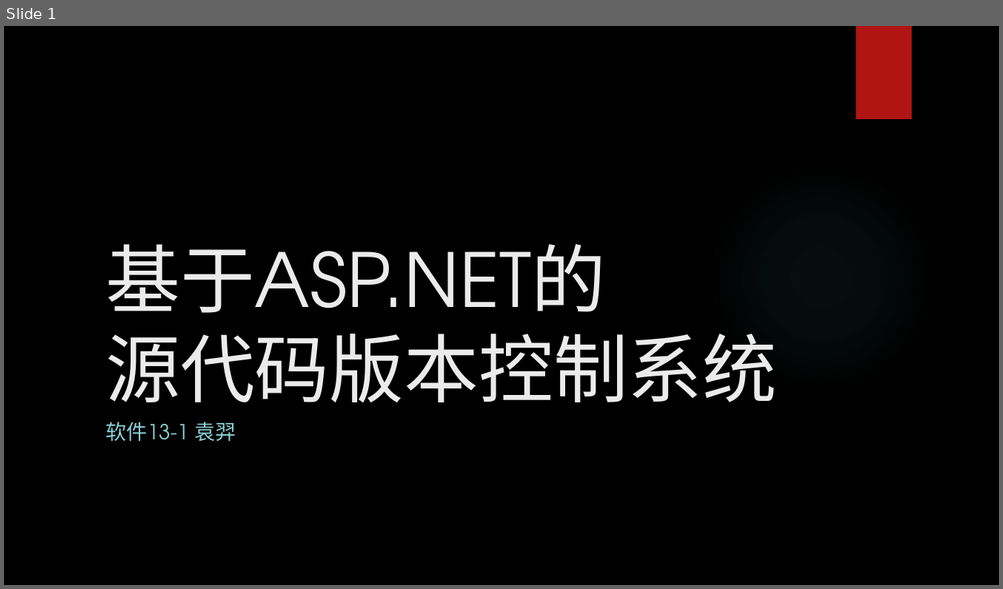
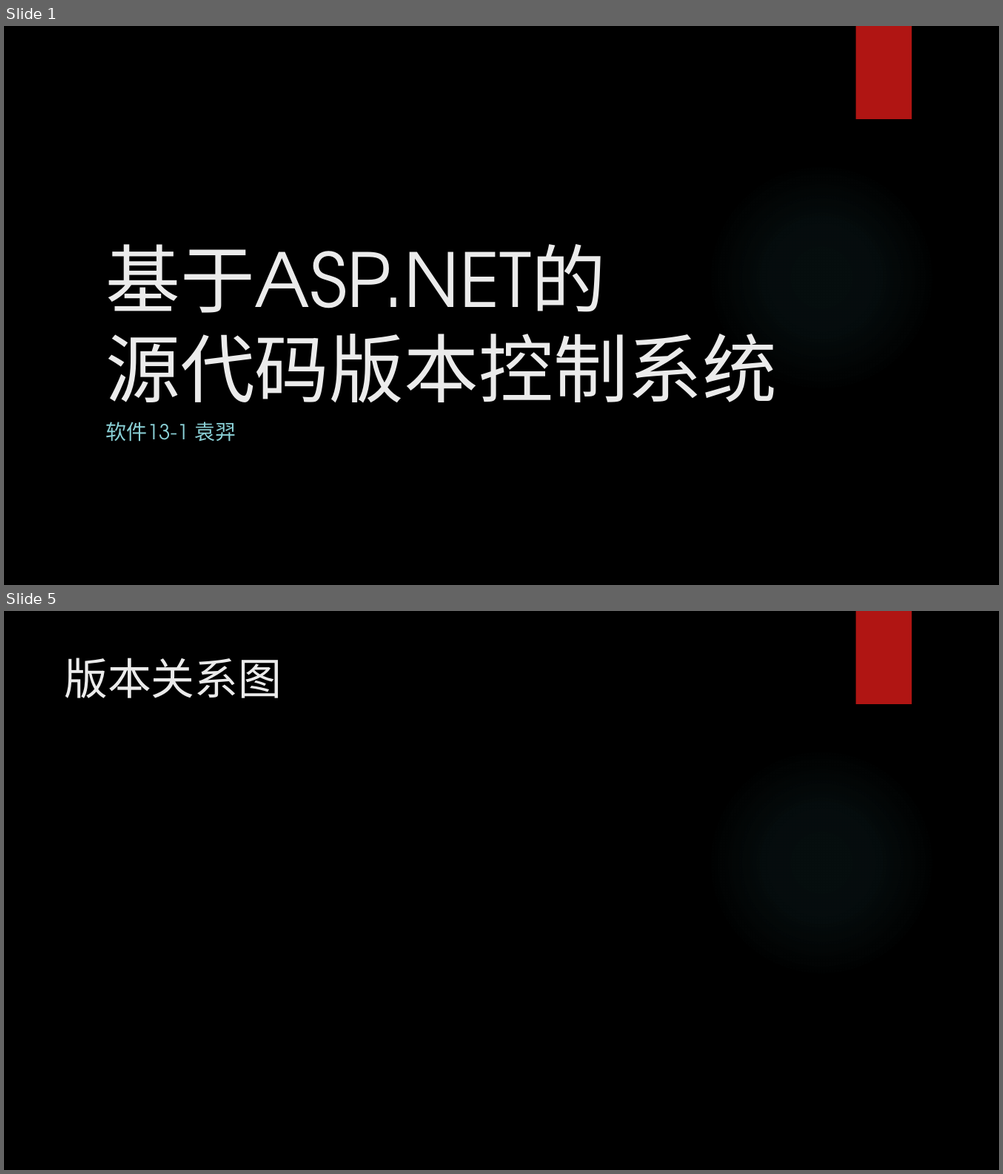
Before and after one commit to nemoofnemo/VersionControl, a slide deck: ppt.pptx. Shown one above the other, each under a label of ours: slide 1 before the commit, slides 1 and 5 after it; the slides between them are not shown. The pictures are 1003x589 and 1003x1174 pixels, drawn with LibreOffice and Linux fonts; fonts in the diff are those of the drawing; background and template pictures are left out. Boxes give left, top, right and bottom in pixels: in the first picture for what was removed or moved away, otherwise in the second. Text is boxed around its words. In the diff, an @@ line names an element or a change of style, - is before the commit and + after.

```diff
--- a/ppt.pptx
+++ b/ppt.pptx
@@ slide 5 added at bbox=[4, 611, 999, 1170], background picture (left out); not listed: 2 template elements that a slide beside it also shows @@
@@ title added at bbox=[64, 658, 282, 698], 42 pt, text #EBEBEB @@
+版本关系图
```
Also in this commit, not shown: 1 slide changed, 3 other slides added, 2 other files.
